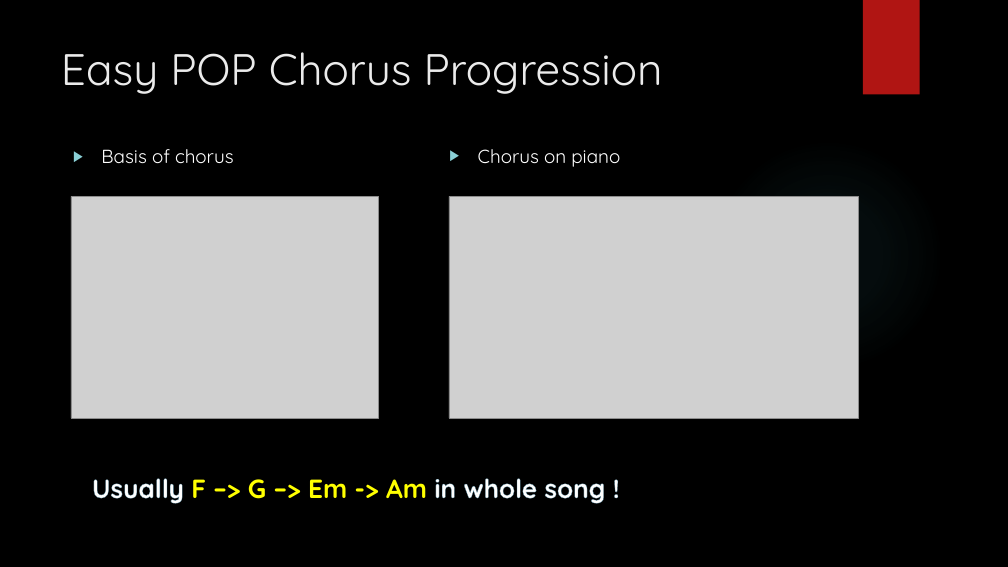
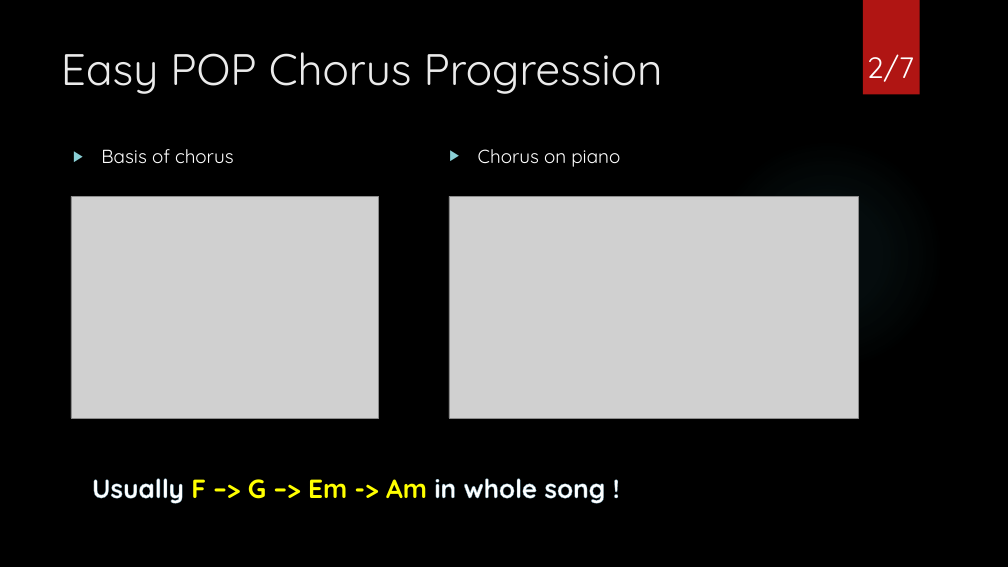
Before and after one commit to Johnny850807/BWS_IronMan, a slide deck: slide 2 of How easily to make a POP song.pptx. Drawn at 1008x567 pixels with LibreOffice and Linux fonts; fonts in the diff are those of the drawing; grey boxes stand for pictures; background and template pictures are left out. Boxes give left, top, right and bottom in pixels: in the first picture for what was removed or moved away, otherwise in the second. Text is boxed around its words. In the diff, an @@ line names an element or a change of style, - is before the commit and + after.

```diff
--- a/How easily to make a POP song.pptx
+++ b/How easily to make a POP song.pptx
@@ page number added at [867,54,914,82], 28 pt, text #FFFFFF @@
+2/7
```
Also in this commit, not shown: 5 other slides changed, 1 slide removed.
